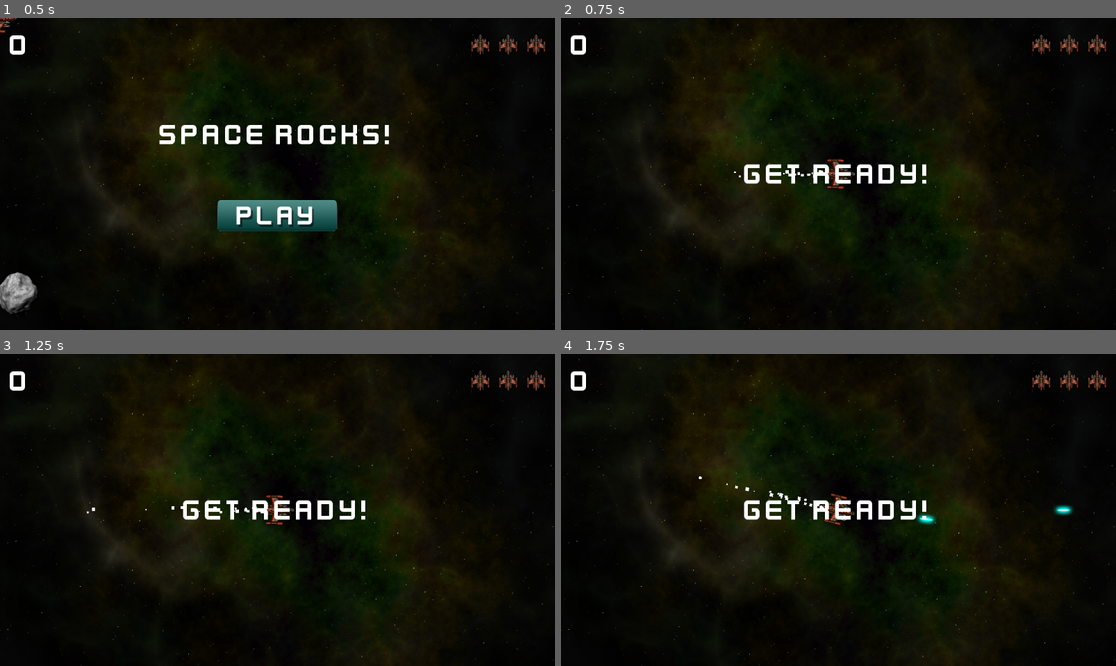
Above: before the commit, frames 1-4 (two rows, left to right).
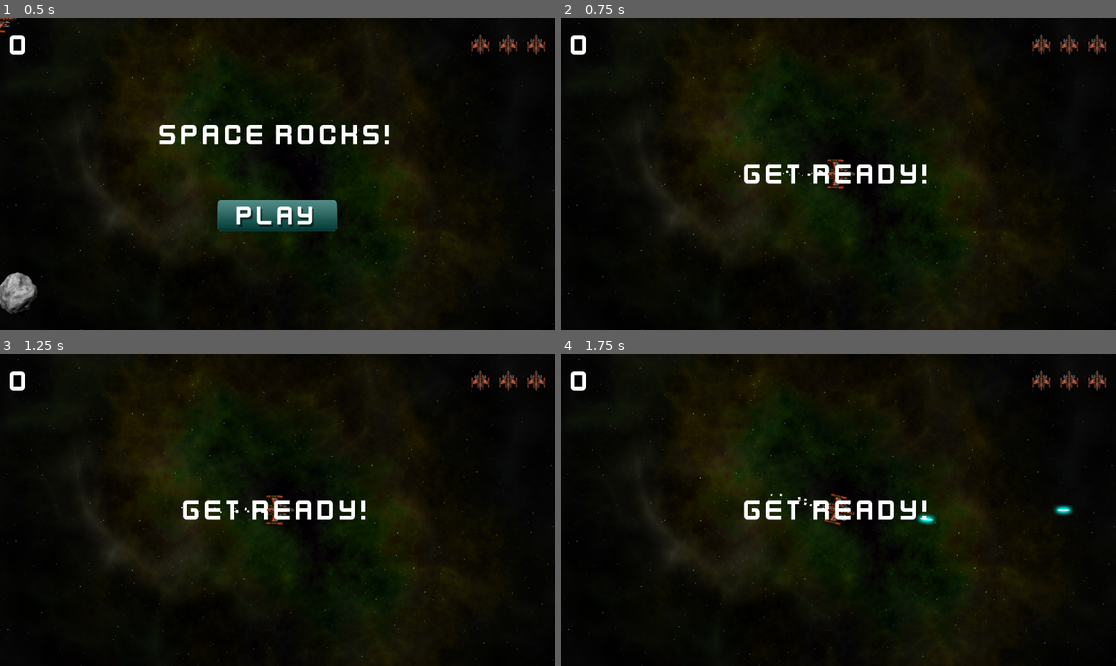
Above: after the commit, the same moments.

Repository: R2Road/book_godot4_game_development_projects
Game: Godot game, scene res://main.tscn
Same seed, same stepped clock (60 frames per second), same inputs: the game is played once before the commit and once after it.
Inputs (mouse positions are in pixels of both pictures, inside the frame that each line leads up to):
- Up to frame 1 (0.5 s): no input
- Up to frame 2 (0.75 s): click (838, 214) at 0.5 s
- Up to frame 3 (1.25 s): no input
- Up to frame 4 (1.75 s): hold D (rotate_right) from 1.28 s (still down); hold Space (shoot) from 1.28 s (still down)

Frame 1 is identical in both runs. In frame 2, less than 0.1% of the frame differs, in the area x 31-48%, y 48-52%; in frame 3, less than 0.1%; in frame 4, less than 0.1%, in the area x 24-48%, y 39-50%.

Commit message:
update child node : player > cpuparticles2d - scale > scale amount curve

Diff:
--- a/chapter_3_space_rock/player.tscn
+++ b/chapter_3_space_rock/player.tscn
@@ -7,6 +7,10 @@
 
 [sub_resource type="CircleShape2D" id="CircleShape2D_eyb5e"]
 radius = 23.0217
+
+[sub_resource type="Curve" id="Curve_n6mdj"]
+_data = [Vector2(0, 1), 0.0, 0.0, 0, 0, Vector2(1, 0), 0.0, 0.0, 0, 0]
+point_count = 2
 
 [node name="Player" type="RigidBody2D"]
 max_contacts_reported = 1
@@ -49,6 +53,7 @@
 gravity = Vector2(0, 0)
 initial_velocity_max = 400.0
 scale_amount_max = 8.0
+scale_amount_curve = SubResource("Curve_n6mdj")
 
 [connection signal="body_entered" from="." to="." method="_on_body_entered"]
 [connection signal="timeout" from="GunCooldown" to="." method="_on_gun_cooldown_timeout"]
Not shown: 1 places in chapter_3_space_rock/player.tscn that only renumber resources
